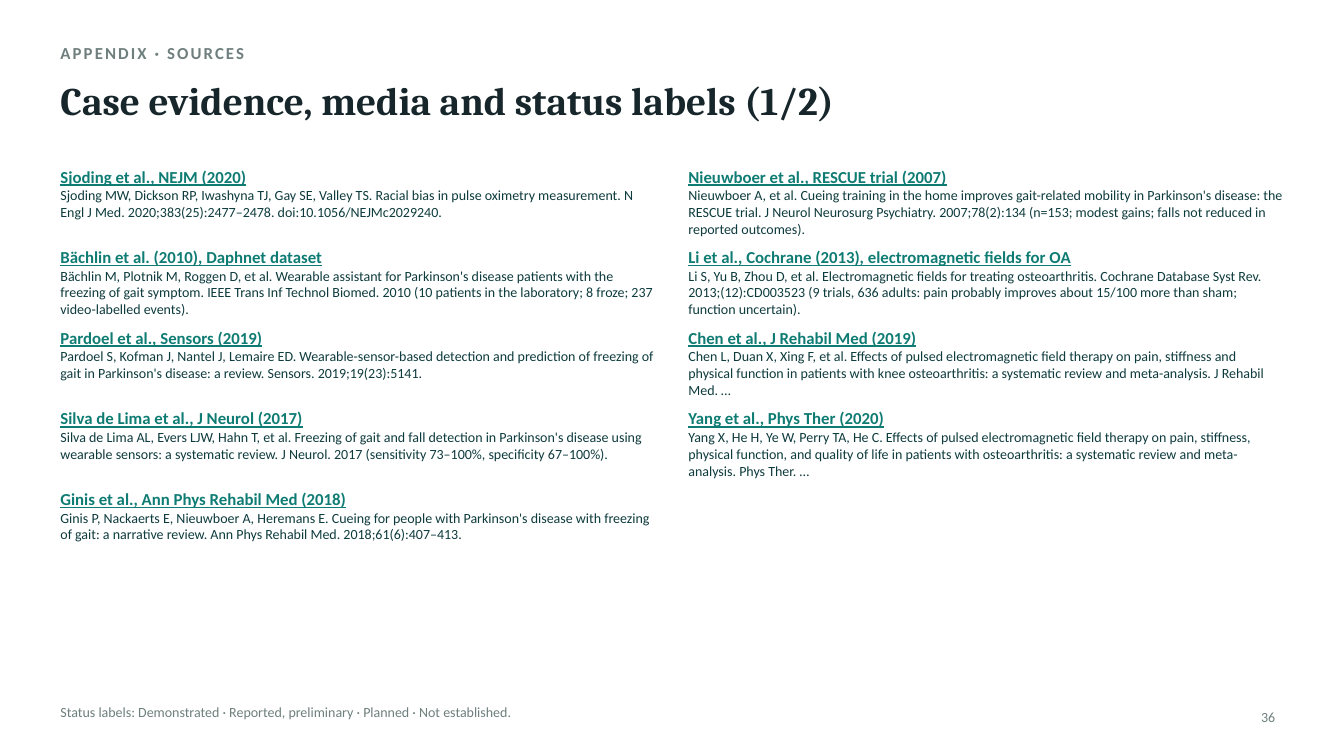
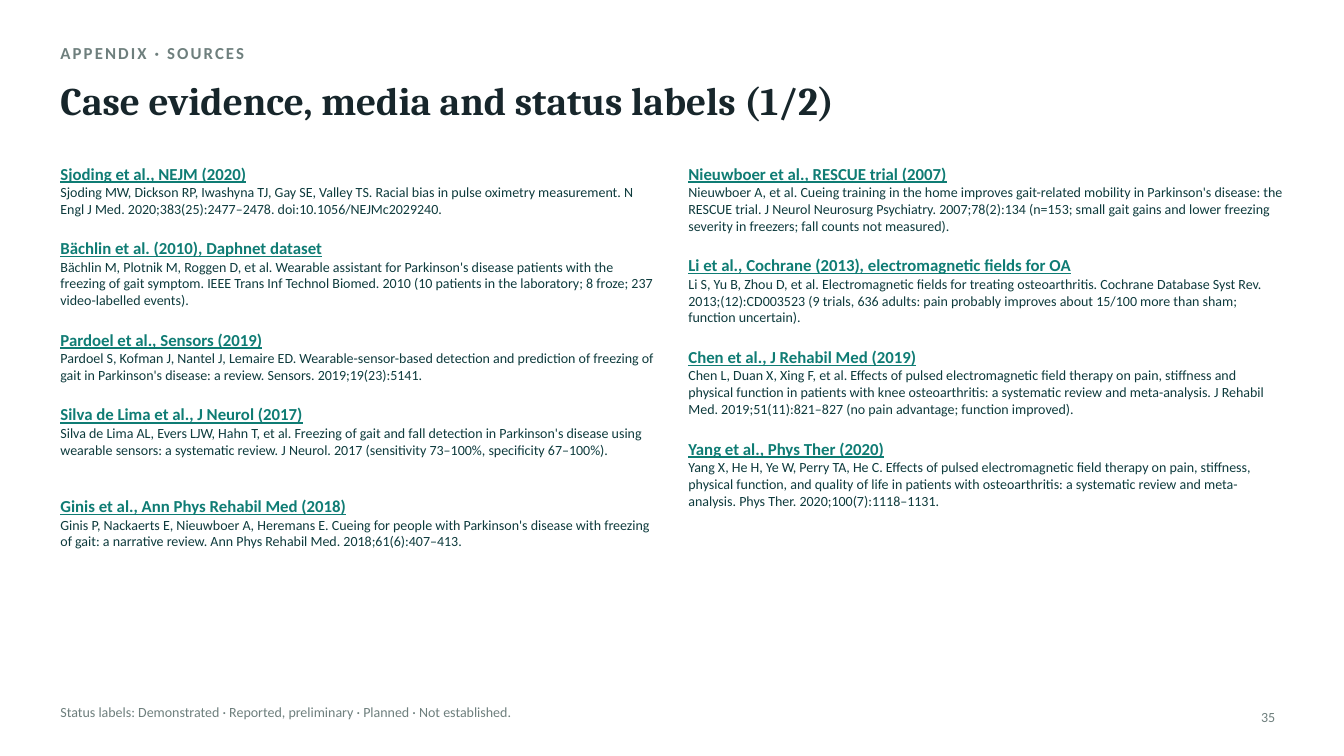
Before and after one commit to ivikasjha/claude, a slide deck: slide 35 of deck/From_Innovation_to_Patient_Impact.pptx (slide 36 before the commit). Drawn at 1344x756 pixels with LibreOffice and Linux fonts; fonts in the diff are those of the drawing. Boxes give left, top, right and bottom in pixels: in the first picture for what was removed or moved away, otherwise in the second. Text is boxed around its words. In the diff, an @@ line names an element or a change of style, - is before the commit and + after.

```diff
--- a/deck/From_Innovation_to_Patient_Impact.pptx
+++ b/deck/From_Innovation_to_Patient_Impact.pptx
@@ text at [688, 187, 1282, 234]: text changed @@
-Nieuwboer A, et al. Cueing training in the home improves gait-related mobility in Parkinson's disease: the RESCUE trial. J Neurol Neurosurg Psychiatry. 2007;78(2):134 (n=153; modest gains; falls not reduced in reported outcomes).
+Nieuwboer A, et al. Cueing training in the home improves gait-related mobility in Parkinson's disease: the RESCUE trial. J Neurol Neurosurg Psychiatry. 2007;78(2):134 (n=153; small gait gains and lower freezing severity in freezers; fall counts not measured).
@@ text "Bächlin et al. (2010), Daphnet ...": place and size @@
-text "Bächlin et al. (2010), Daphnet ..." at [60, 250, 652, 316]
+text "Bächlin et al. (2010), Daphnet ..." at [60, 241, 652, 307]
@@ text "Li et al., Cochrane (2013), ...": place and size @@
-text "Li et al., Cochrane (2013), ..." at [688, 250, 1261, 316]
+text "Li et al., Cochrane (2013), ..." at [688, 258, 1261, 324]
@@ text "Chen et al., J Rehabil ...": place and size @@
-text "Chen et al., J Rehabil ..." at [688, 330, 1264, 395]
+text "Chen et al., J Rehabil ..." at [688, 350, 1264, 417]
@@ text at [688, 370, 1264, 417]: text changed @@
-Chen L, Duan X, Xing F, et al. Effects of pulsed electromagnetic field therapy on pain, stiffness and physical function in patients with knee osteoarthritis: a systematic review and meta-analysis. J Rehabil Med. …
+Chen L, Duan X, Xing F, et al. Effects of pulsed electromagnetic field therapy on pain, stiffness and physical function in patients with knee osteoarthritis: a systematic review and meta-analysis. J Rehabil Med. 2019;51(11):821–827 (no pain advantage; function improved).
@@ text "Silva de Lima et al., ...": place and size @@
-text "Silva de Lima et al., ..." at [60, 412, 642, 462]
+text "Silva de Lima et al., ..." at [60, 408, 642, 458]
@@ text "Yang et al., Phys Ther ...": place and size @@
-text "Yang et al., Phys Ther ..." at [688, 412, 1251, 479]
+text "Yang et al., Phys Ther ..." at [688, 443, 1251, 509]
@@ text at [688, 462, 1251, 509]: text changed @@
-Yang X, He H, Ye W, Perry TA, He C. Effects of pulsed electromagnetic field therapy on pain, stiffness, physical function, and quality of life in patients with osteoarthritis: a systematic review and meta-analysis. Phys Ther. …
+Yang X, He H, Ye W, Perry TA, He C. Effects of pulsed electromagnetic field therapy on pain, stiffness, physical function, and quality of life in patients with osteoarthritis: a systematic review and meta-analysis. Phys Ther. 2020;100(7):1118–1131.
@@ text "Ginis et al., Ann Phys ...": place and size @@
-text "Ginis et al., Ann Phys ..." at [60, 492, 649, 542]
+text "Ginis et al., Ann Phys ..." at [60, 499, 649, 549]
@@ page number at [1261, 713, 1275, 722]: text changed @@
-36
+35
```
Also in this commit, not shown: 34 other slides changed, 1 slide removed, 37 other files.
